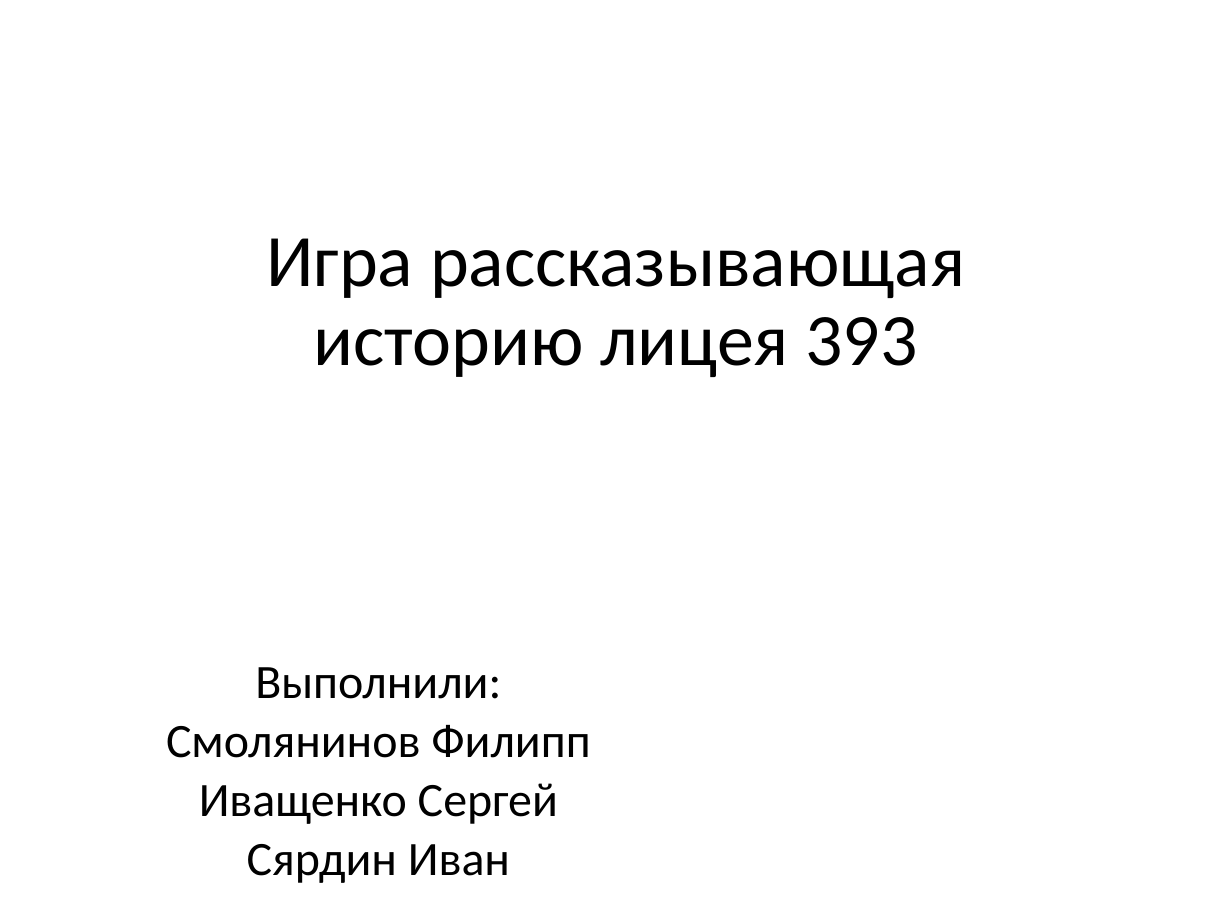
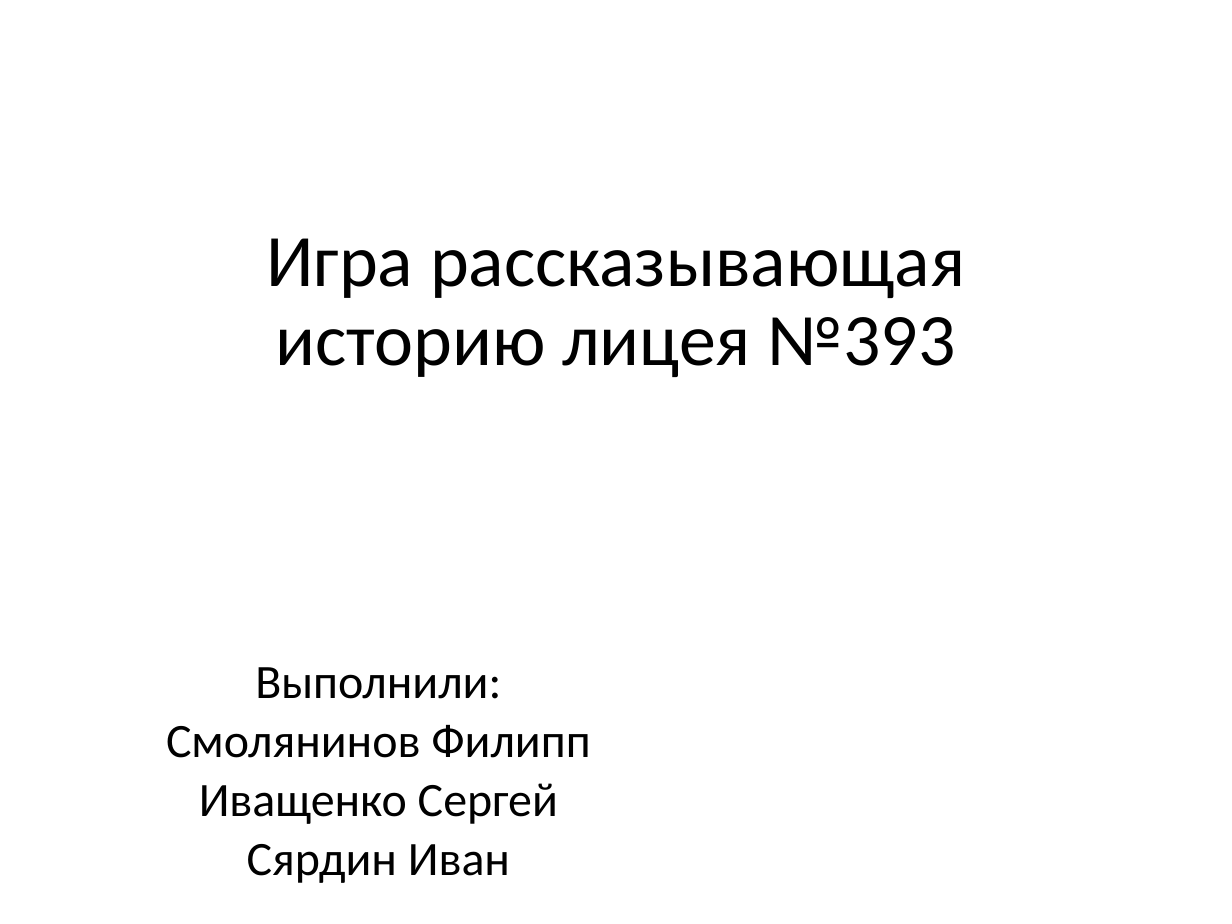
Before and after one commit to MegaPati/project, a slide deck: slide 1 of PresentationForProject.pptx. Drawn at 1232x924 pixels with LibreOffice and Linux fonts; fonts in the diff are those of the drawing. Boxes give left, top, right and bottom in pixels: in the first picture for what was removed or moved away, otherwise in the second. Text is boxed around its words. In the diff, an @@ line names an element or a change of style, - is before the commit and + after.

Commit message:
готовый уровень с историей лицея

```diff
--- a/PresentationForProject.pptx
+++ b/PresentationForProject.pptx
@@ title at (266,238,965,377): text changed @@
-Игра рассказывающая историю лицея 393
+Игра рассказывающая историю лицея №393
```
Also in this commit, not shown: 1 other slide changed, 4 slides added, 3 slides removed, 16 other files.
